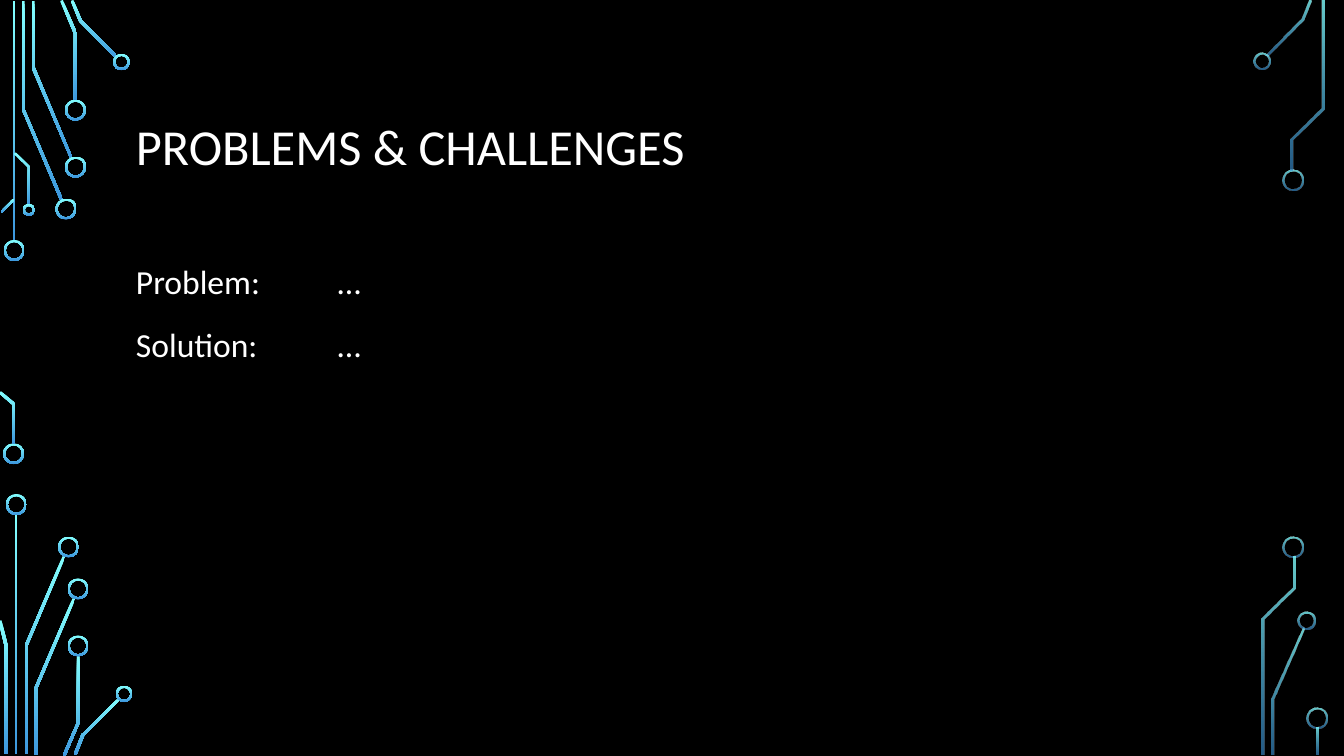
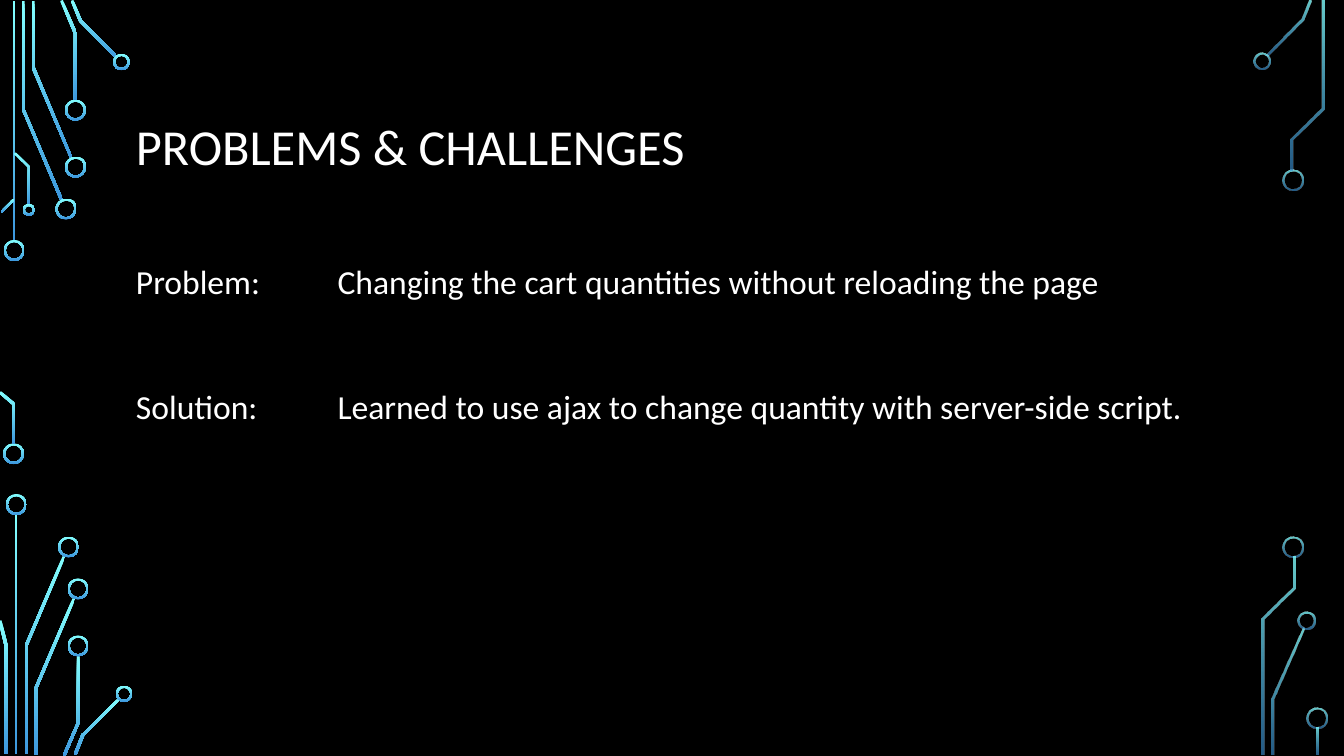
Before and after one commit to AntimonyTechnology/BiFrostGames, a slide deck: slide 7 of Documents/Presentation.pptx. Drawn at 1344x756 pixels with LibreOffice and Linux fonts; fonts in the diff are those of the drawing; background and template pictures are left out. Boxes give left, top, right and bottom in pixels: in the first picture for what was removed or moved away, otherwise in the second. Text is boxed around its words. In the diff, an @@ line names an element or a change of style, - is before the commit and + after.

```diff
--- a/Documents/Presentation.pptx
+++ b/Documents/Presentation.pptx
@@ text at <box>136,270,1181,425</box>: text changed @@
-Problem: …
-Solution: …
+Problem: Changing the cart quantities without reloading the page
+Solution: Learned to use ajax to change quantity with server-side script.
```
Also in this commit, not shown: 3 slides added, 6 other files.
